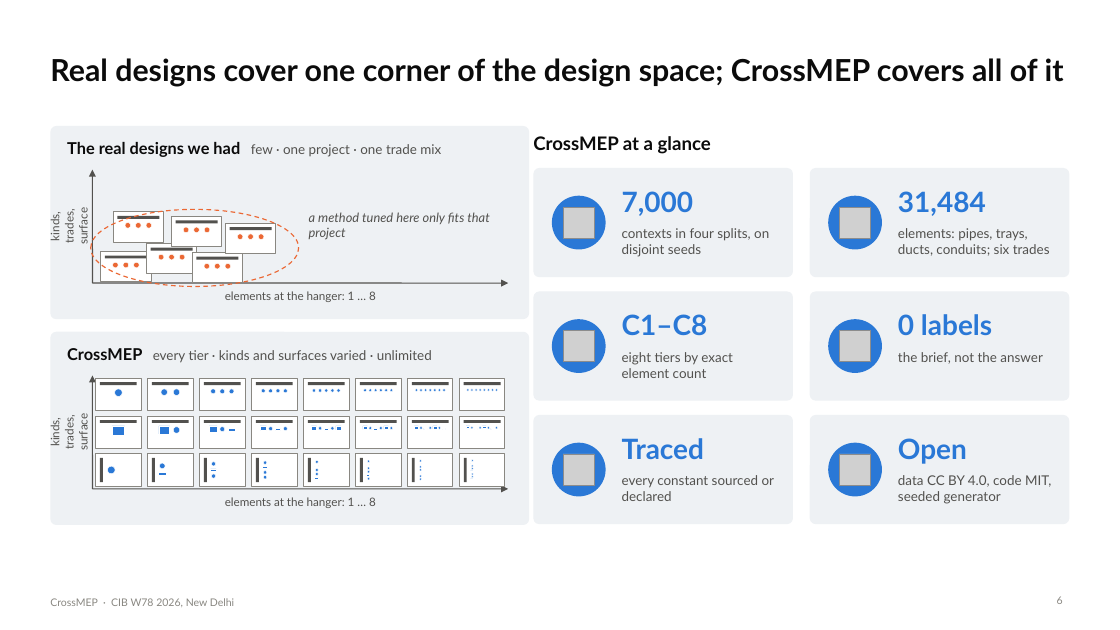
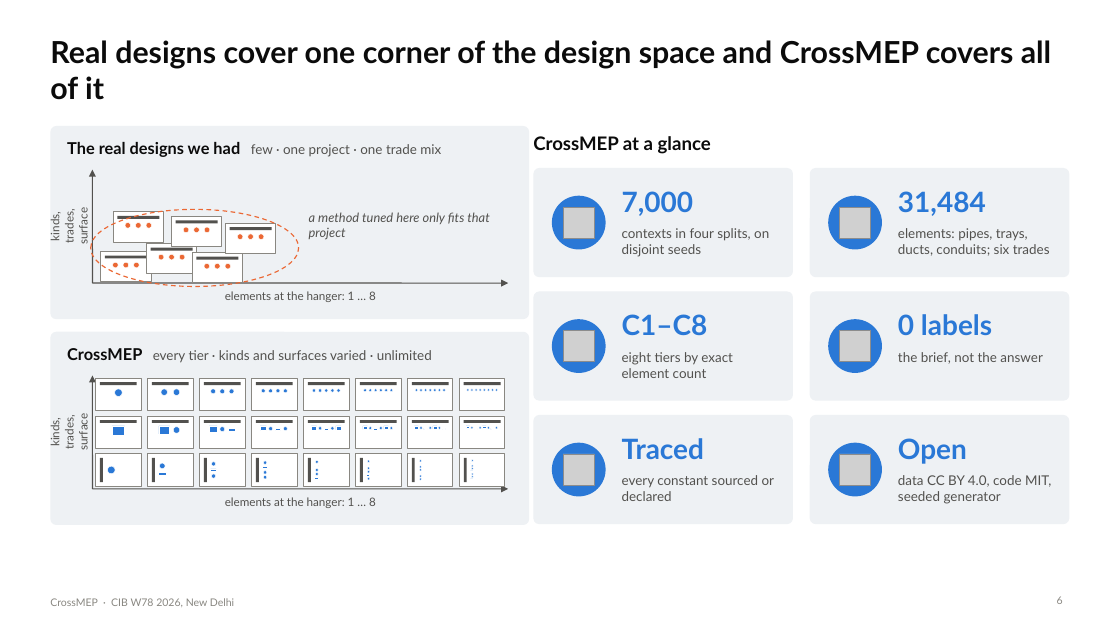
Before and after one commit to lavinia-ped/CrossMEP_Dataset, a slide deck: slide 6 of docs/CrossMEP_CIBW78_talk.pptx. Drawn at 1120x630 pixels with LibreOffice and Linux fonts; fonts in the diff are those of the drawing; grey boxes stand for pictures. Boxes give left, top, right and bottom in pixels: in the first picture for what was removed or moved away, otherwise in the second. Text is boxed around its words. In the diff, an @@ line names an element or a change of style, - is before the commit and + after.

Commit message:
Talk: titles without semicolons, closing slide with takeaway tiles, Aptos Mono for code, 9 pt reference lines

```diff
--- a/docs/CrossMEP_CIBW78_talk.pptx
+++ b/docs/CrossMEP_CIBW78_talk.pptx
@@ title at <box>50,40,1051,100</box>: text changed @@
-Real designs cover one corner of the design space; CrossMEP covers all of it
+Real designs cover one corner of the design space and CrossMEP covers all of it
```
Also in this commit, not shown: 11 other slides changed, 5 other files.
